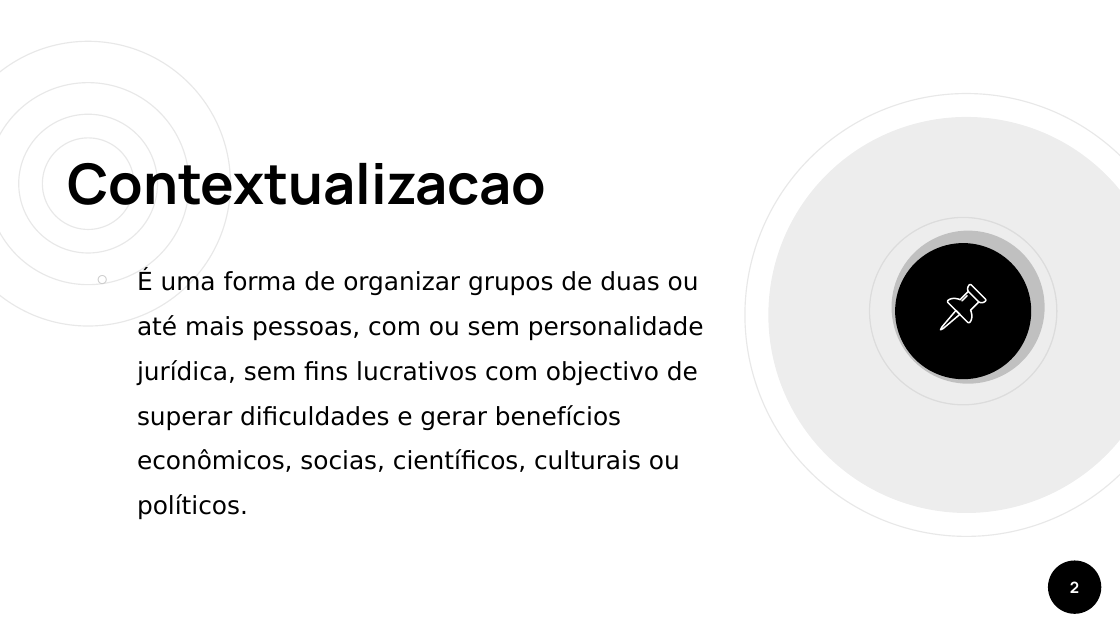
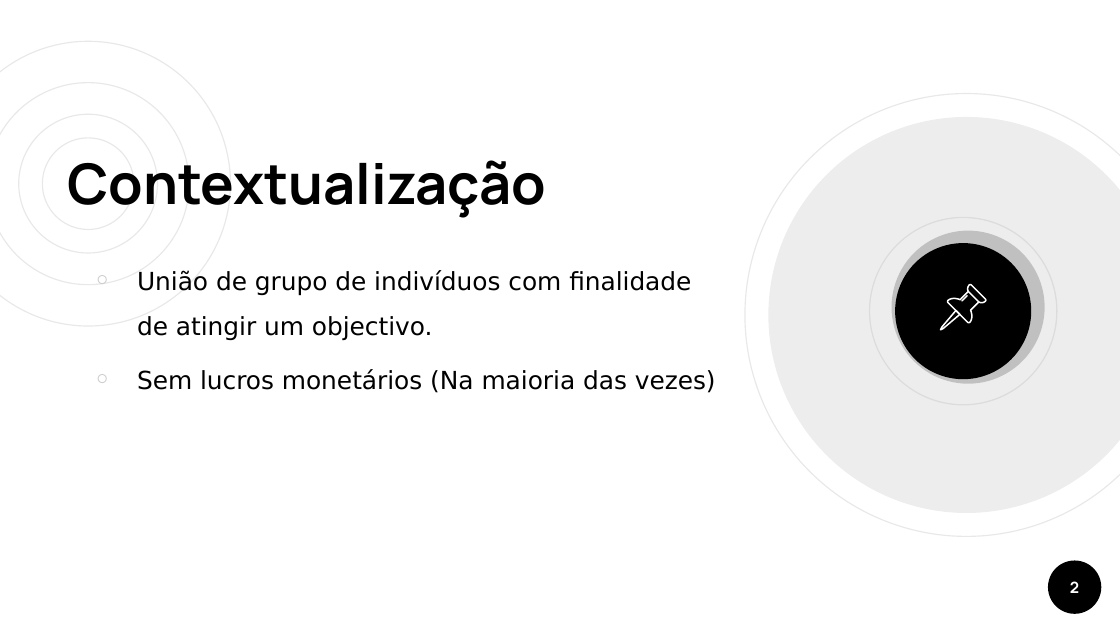
Before and after one commit to 50enta/gassX, a slide deck: slide 2 of Outros/slide apresentacao.pptx. Drawn at 1120x630 pixels with LibreOffice and Linux fonts; fonts in the diff are those of the drawing. Boxes give left, top, right and bottom in pixels: in the first picture for what was removed or moved away, otherwise in the second. Text is boxed around its words. In the diff, an @@ line names an element or a change of style, - is before the commit and + after.

```diff
--- a/Outros/slide apresentacao.pptx
+++ b/Outros/slide apresentacao.pptx
@@ title at box(67, 160, 546, 218): text changed @@
-Contextualizacao
+Contextualização
@@ text at box(137, 270, 716, 393): text changed @@
-￮ É uma forma de organizar grupos de duas ou até mais pessoas, com ou sem personalidade jurídica, sem fins lucrativos com objectivo de superar dificuldades e gerar benefícios econômicos, socias, científicos, culturais ou políticos.
+￮ União de grupo de indivíduos com finalidade de atingir um objectivo.
+￮ Sem lucros monetários (Na maioria das vezes)
```
Also in this commit, not shown: 5 other slides changed, 5 slides added, 3 slides removed, 1 other file.
